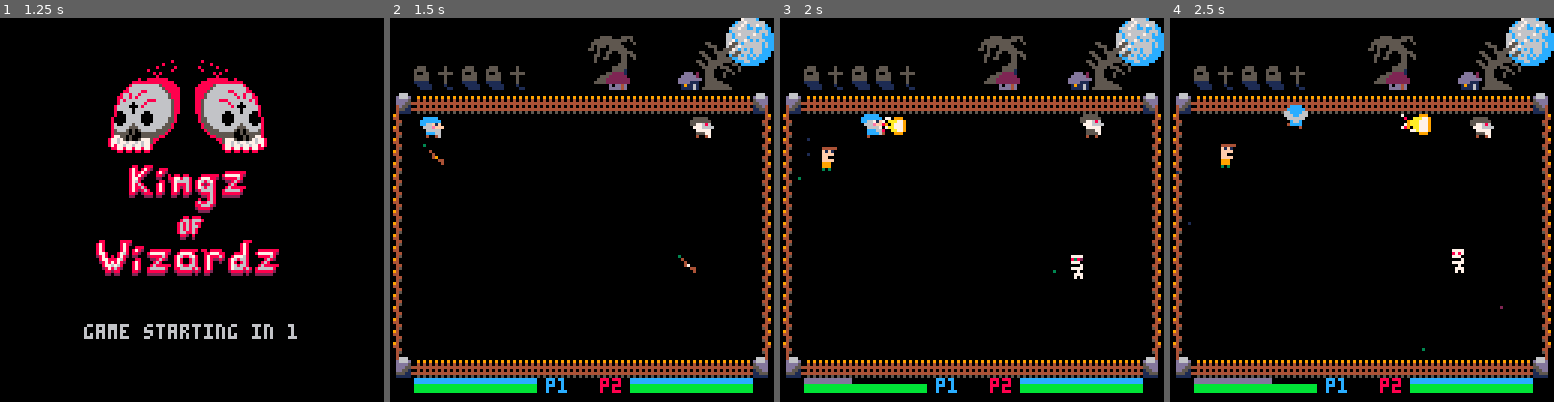
Above: before the commit, frames 1-4 (left to right).
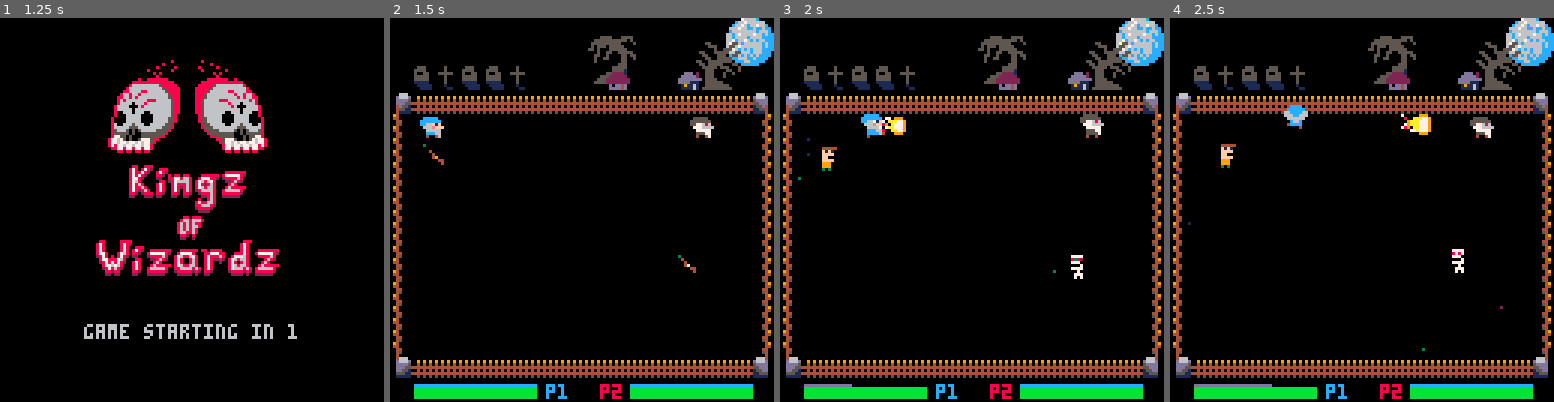
Above: after the commit, the same moments.

Repository: ravertass/wizardkingz
Game: PICO-8 cartridge wizardz.p8
Two runs of this game, one before a commit and one after it. Both use one fixed random seed, a clock stepped at 60 frames per second and the inputs below.
Inputs:
- Up to frame 1 (1.25 s): tap X (X key) at 0.33, 1.07 s; tap O (Z key) at 0.7 s
- Up to frame 2 (1.5 s): no input
- Up to frame 3 (2 s): hold Right from 1.6 s (still down); tap O (Z key) at 1.7 s; tap X (X key) at 1.85 s
- Up to frame 4 (2.5 s): release Right at 2.1 s; tap O (Z key) at 2.1 s; hold Up 2.15-2.42 s; hold Right from 2.47 s (still down)

Frame 1 is identical in both runs. In frame 2, 2.7% of the frame differs, in the area x 6-95%, y 93-100%; in frame 3, 2.4%; in frame 4, 2.6%.

Commit message:
Added mana powerup and moved bars

Diff:
--- a/wizardz.p8
+++ b/wizardz.p8
@@ -90,6 +90,7 @@
 }
 
 powerup_spr = {
+  mana = 83,
   meat = 99,
   cat = 98
 }
@@ -97,7 +98,7 @@
 chest_closed_spr = 112
 chest_open_spr = 113
 
-chest_types = {"bait"}
+chest_types = {"bait", "mana"}
 
 skull_spr = {205}
 skull_fx_sprs = {202, 203, 204}
@@ -127,7 +128,6 @@
 
 anim_count = 0
 c_max_health = 100
-c_max_mana = 100
 
 ---- environment ----
 fence_sprs = {192, 193, 194, 195, 211}
@@ -176,7 +176,7 @@
     bait_type = "meat",
     active_baits = 0,
     shoot_counter = 10,
-    c_max_mana = c_original_max_mana,
+    max_mana = c_original_max_mana,
     mana = c_original_max_mana,
     mana_punishment_counter = 0,
     health = c_max_health,
@@ -217,7 +217,7 @@
     bait_type = "cat",
     active_baits = 0,
     shoot_counter = 10,
-    c_max_mana = c_original_max_mana,
+    max_mana = c_original_max_mana,
     mana = c_original_max_mana,
     mana_punishment_counter = 0,
     health = c_max_health,
@@ -443,7 +443,7 @@
   if pl.mana_punishment_counter > 0 then
     pl.mana_punishment_counter -= 1
   else
-    pl.mana = min(pl.c_max_mana, pl.mana + 0.5)
+    pl.mana = min(pl.max_mana, pl.mana + 0.5)
     if btn(5, pl.no) and pl.shoot_counter == 0 and pl.mana > 10 then
       shoot_straight_fireball(pl)
       pl.mana -= 20
@@ -521,7 +521,14 @@
 end
 
 function pickup_chest(pl, chest)
-  pl.powerup_type = chest.type
+  if chest.type == "mana" then
+    pl.max_mana += 30
+    pl.mana_punishment_counter = 0
+    pl.mana = pl.max_mana
+  else
+    pl.powerup_type = chest.type
+  end
+
   chest.spr = chest_open_spr
   chest.remove_counter = 40
   chest.player = pl.no
@@ -1060,6 +1067,8 @@
       else
         powerup_sprite = powerup_spr["cat"]
       end
+    elseif c.type == "mana" then
+      powerup_sprite = powerup_spr["mana"]
     end
     spr(powerup_sprite, c.x, c.y - 10)
   end
@@ -1201,18 +1210,18 @@
 
 function draw_manabar(pl, x)
   local col = manabar_color(pl)
-  local x_end = x + (pl.mana/pl.c_max_mana)*40
+  local x_end = x + (pl.mana/pl.max_mana)*40
   if (pl.mana_punishment_counter % 4) == 0 then
-    rectfill(x, 120, x_end, 121, col)
+    rectfill(x, 122, x_end, 122, col)
   end
 end
 
 function manabar_color(pl)
   if pl.mana_punishment_counter > 0 then
     return 14
-  elseif pl.mana > ((2*pl.c_max_mana)/3) then
+  elseif pl.mana > ((2*pl.max_mana)/3) then
     return 12
-  elseif pl.mana > (pl.c_max_mana/3) then
+  elseif pl.mana > (pl.max_mana/3) then
     return 13
   else
     return 1
@@ -1220,16 +1229,16 @@
 end
 
 function draw_healthbars()
-  print("p1", 52, 120, 12)
+  print("p1", 52, 122, 12)
   draw_healthbar(pl1, 8)
-  print("p2", 70, 120, 8)
+  print("p2", 70, 122, 8)
   draw_healthbar(pl2, 80)
 end
 
 function draw_healthbar(pl, x)
   local col = healthbar_color(pl.health)
   local x_end = x + (pl.health/c_max_health)*40
-  rectfill(x, 122, x_end, 124, col)
+  rectfill(x, 123, x_end, 126, col)
 end
 
 function healthbar_color(health)
@@ -1351,12 +1360,12 @@
 00777000007770000555555505555555007770006077706006000060000767000000000004400054000000000000000000000000000000000000000000000000
 00707000007070000155551001555510006060000060600000000000000606000000000000000005000000000000000000000000000000000000000000000000
 00444440000000000000000000000000005555000000000000000000000000000000000000000000000000000000000000000000000000000000000000000000
-00f1f1000044444000000000000000000051f1000055550000000d000000d0000400000004000044000000000000000000000000000000000000000000000000
-00ffff0000f1f1000000000000000000005555000051f1000dd0dd000000d0000040000000500450000000000000000000000000000000000000000000000000
-00ff000000ffff000000000000000000105500100055550005ddd5000dddd0000049000000453400000000000000000000000000000000000000000000000000
-00ffff0000ffff0000000000000000000155550000555500005ddd00055dddd00000440000044400000000000000000000000000000000000000000000000000
-00999000009990000000000000000000005550000155510000dd5dd0000d55500000040000940940000000000000000000000000000000000000000000000000
-0099900000999000000000000000000000ddd00010ddd01000d50550000d00000000000004400054000000000000000000000000000000000000000000000000
+00f1f1000044444000000000000600000051f1000055550000000d000000d0000400000004000044000000000000000000000000000000000000000000000000
+00ffff0000f1f10000000000000c0000005555000051f1000dd0dd000000d0000040000000500450000000000000000000000000000000000000000000000000
+00ff000000ffff0000000000006cc000105500100055550005ddd5000dddd0000049000000453400000000000000000000000000000000000000000000000000
+00ffff0000ffff0000000000067ccc000155550000555500005ddd00055dddd00000440000044400000000000000000000000000000000000000000000000000
+0099900000999000000000000ccccd00005550000155510000dd5dd0000d55500000040000940940000000000000000000000000000000000000000000000000
+00999000009990000000000000dcd00000ddd00010ddd01000d50550000d00000000000004400054000000000000000000000000000000000000000000000000
 00303000003030000000000000000000005050000050500000500000000500000000000000000005000000000000000000000000000000000000000000000000
 00000560000000000000000000000000001111000000000000000000000000000000000000000000000000000000000000000000000000000000000000000000
 00099976000000000005050000007000001878000011110000000000000000000000000000000000000000000000000000000000000000000000000000000000
